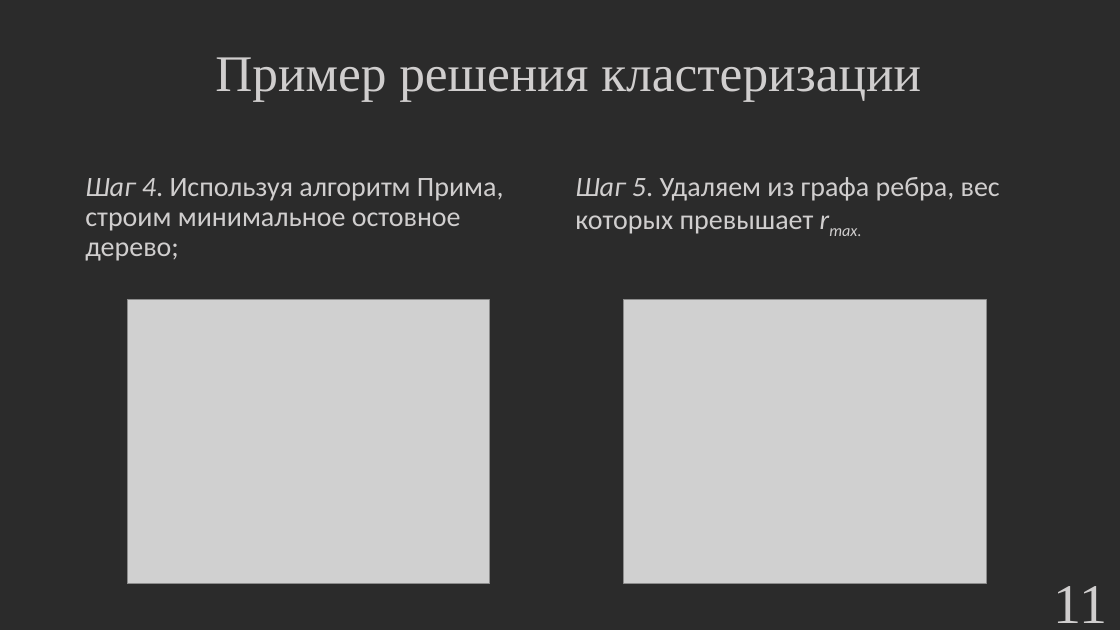
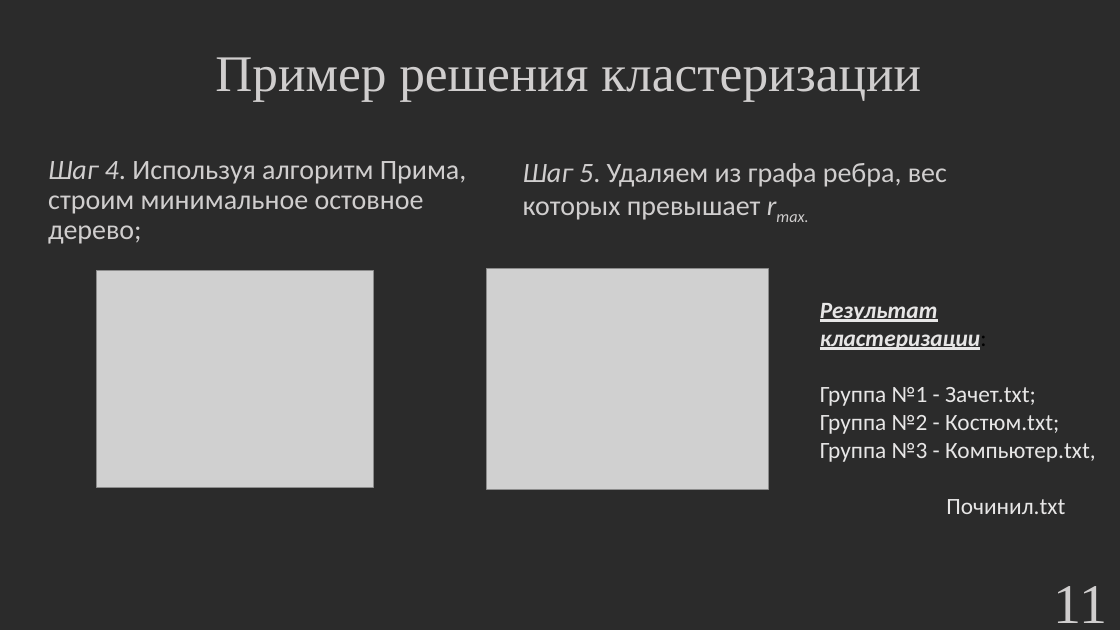
Before and after one commit to hetikk/diplom, a slide deck: slide 11 of docs/Презентация.pptx. Drawn at 1120x630 pixels with LibreOffice and Linux fonts; fonts in the diff are those of the drawing; grey boxes stand for pictures; background and template pictures are left out; a plain dark background stands for a picture behind light text. Boxes give left, top, right and bottom in pixels: in the first picture for what was removed or moved away, otherwise in the second. Text is boxed around its words. In the diff, an @@ line names an element or a change of style, - is before the commit and + after.

```diff
--- a/docs/Презентация.pptx
+++ b/docs/Презентация.pptx
@@ text "Шаг 4. Используя алгоритм Прима, ...": place and size @@
-text "Шаг 4. Используя алгоритм Прима, ..." at [85, 178, 504, 261]
+text "Шаг 4. Используя алгоритм Прима, ..." at [48, 161, 467, 244]
@@ text "Шаг 5. Удаляем из графа ...": place and size @@
-text "Шаг 5. Удаляем из графа ..." at [575, 177, 1000, 234]
+text "Шаг 5. Удаляем из графа ..." at [523, 163, 947, 220]
@@ picture: place and size @@
-picture at [624, 300, 986, 584]
+picture at [487, 269, 769, 489]
@@ picture: place and size @@
-picture at [128, 300, 490, 584]
+picture at [96, 271, 373, 487]
@@ text added at [820, 303, 1096, 514], 20 pt, text #E7E6E6 @@
+Результат кластеризации:
+Группа №1 - Зачет.txt;
+Группа №2 - Костюм.txt; Группа №3 - Компьютер.txt,
+Починил.txt
```
Also in this commit, not shown: 15 other slides changed, 4 slides removed, 2 other files.
